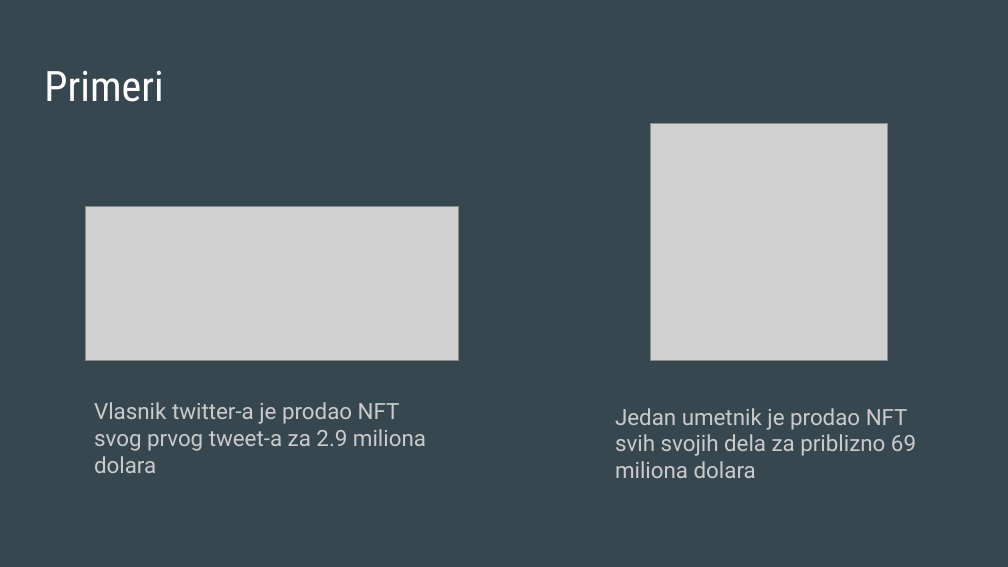
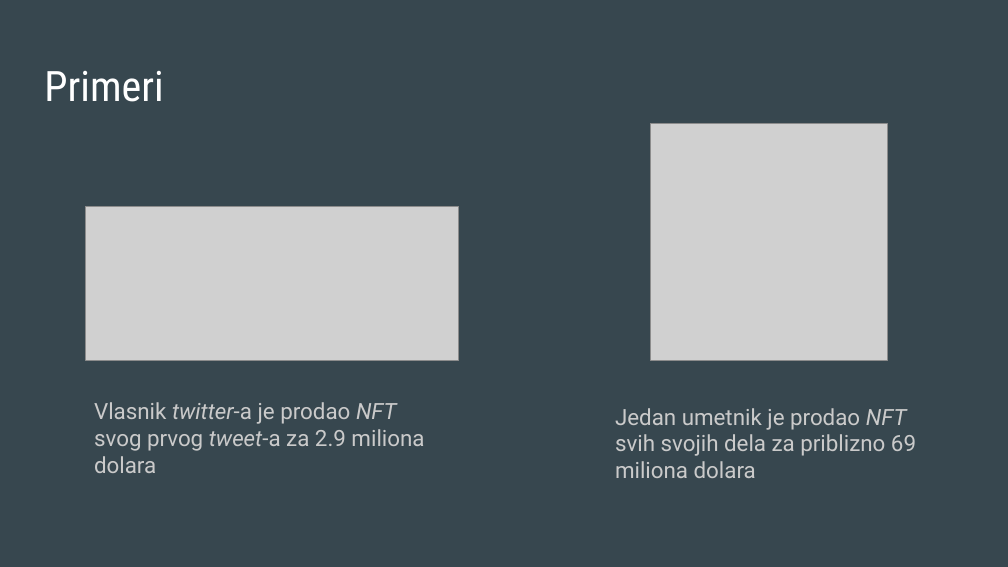
Before and after one commit to vukvuk21/RID, a slide deck: slide 12 of rid_2022_seminarski/mi17167_Rondovic_Petar/Predavanje_2/Prezentacija/Kriptovalute.pptx. Drawn at 1008x567 pixels with LibreOffice and Linux fonts; fonts in the diff are those of the drawing; grey boxes stand for pictures. Boxes give left, top, right and bottom in pixels: in the first picture for what was removed or moved away, otherwise in the second. Text is boxed around its words. In the diff, an @@ line names an element or a change of style, - is before the commit and + after.

```diff
--- a/rid_2022_seminarski/mi17167_Rondovic_Petar/Predavanje_2/Prezentacija/Kriptovalute.pptx
+++ b/rid_2022_seminarski/mi17167_Rondovic_Petar/Predavanje_2/Prezentacija/Kriptovalute.pptx
@@ text "Vlasnik twitter-a je prodao NFT ..." at <box>94,402,424,473</box>: italic on in "twitter-a NFT tweet-a" @@
@@ text "Jedan umetnik je prodao NFT ..." at <box>615,408,916,478</box>: italic on in "NFT" @@
```
Also in this commit, not shown: 7 other slides changed, 6 other files.
